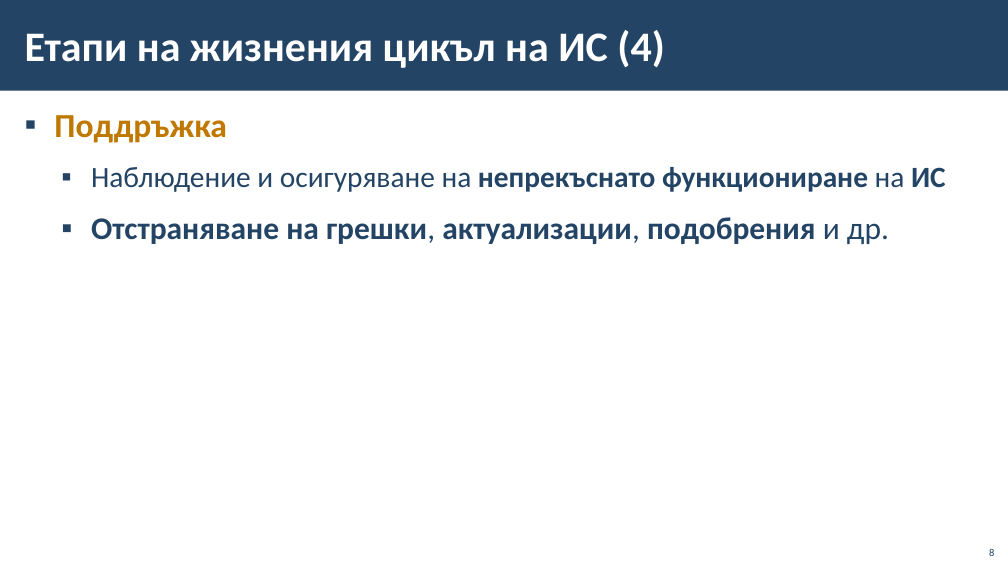
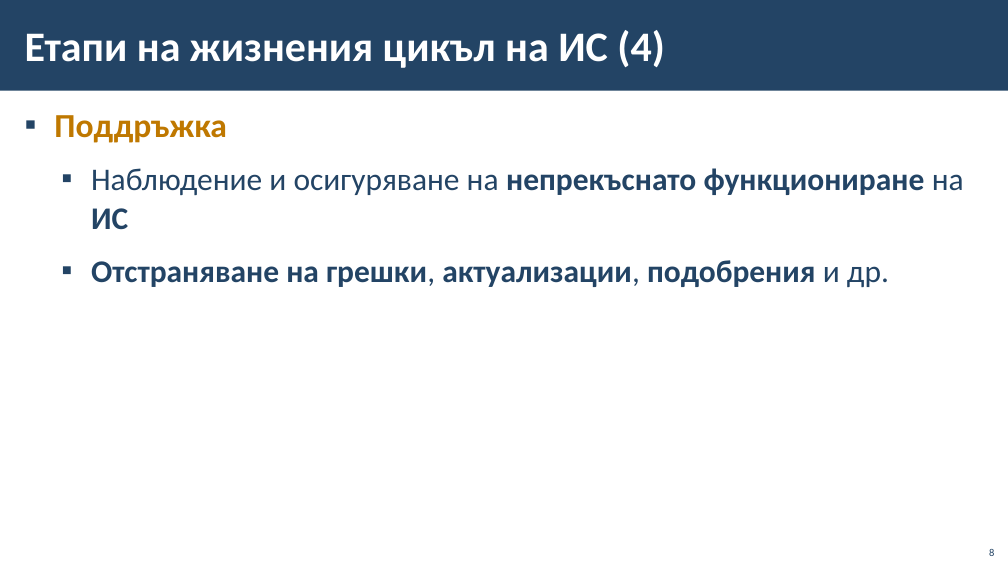
Before and after one commit to BG-IT-Edu/School-Programming, a slide deck: slide 8 of Courses/Software-Sciences/Module-4-Information-Systems-New/09-Life-cycle-of-Information-System/09-Life-cycle-of-Information-System.pptx. Drawn at 1008x567 pixels with LibreOffice and Linux fonts; fonts in the diff are those of the drawing; background and template pictures are left out. Boxes give left, top, right and bottom in pixels: in the first picture for what was removed or moved away, otherwise in the second. Text is boxed around its words. In the diff, an @@ line names an element or a change of style, - is before the commit and + after.

```diff
--- a/Courses/Software-Sciences/Module-4-Information-Systems-New/09-Life-cycle-of-Information-System/09-Life-cycle-of-Information-System.pptx
+++ b/Courses/Software-Sciences/Module-4-Information-Systems-New/09-Life-cycle-of-Information-System/09-Life-cycle-of-Information-System.pptx
@@ text at (x1=91, y1=168, x2=964, y2=229): size 28 to 30 pt in "Наблюдение и осигуряване на непрекъснато функциониране на ..." @@
```
Also in this commit, not shown: 5 other slides changed, 2 other files.
